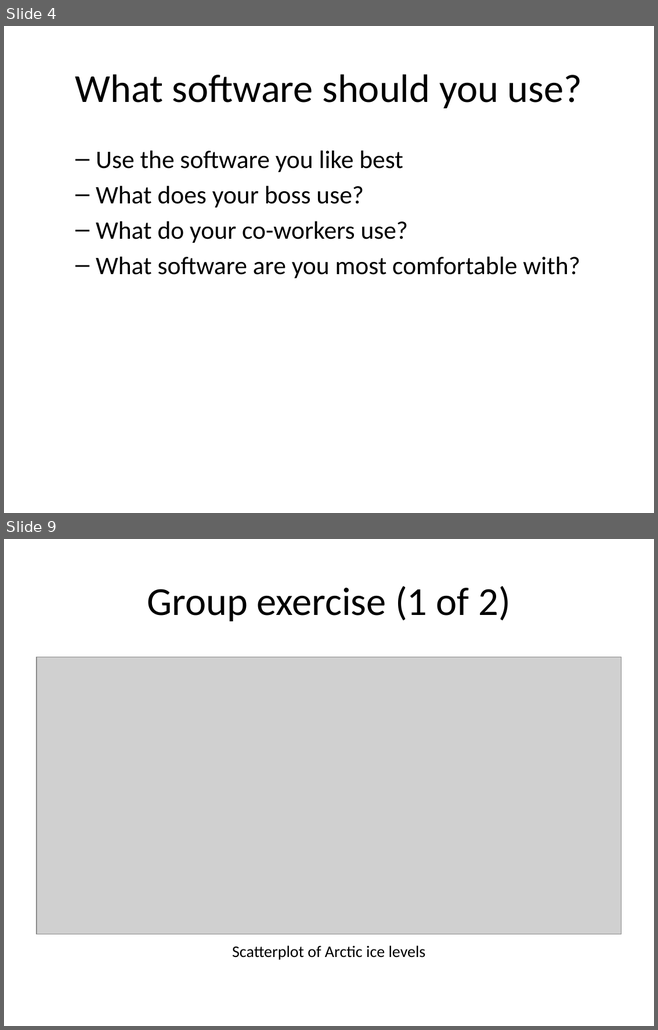
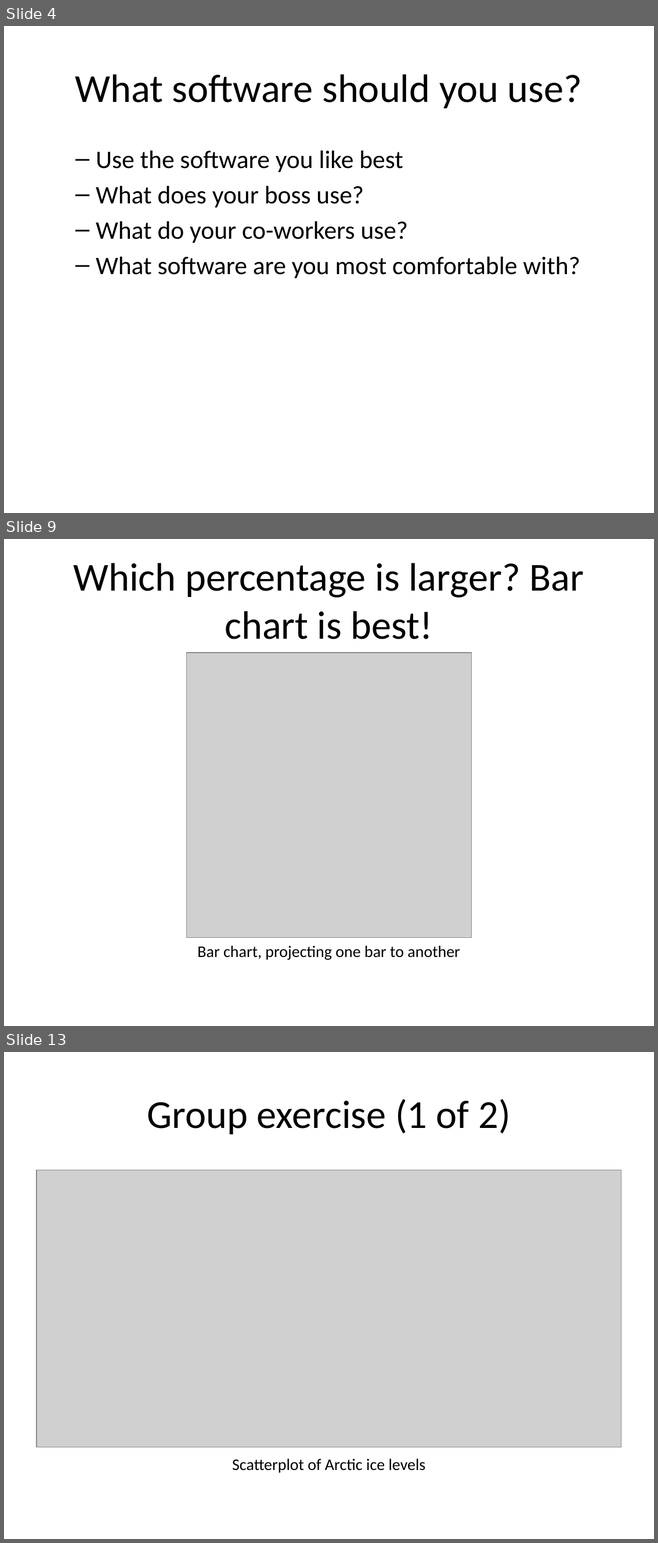
Before and after one commit to pmean/data-visualization, a slide deck: data-viz-01/src/v01-main-scatterplots.pptx. Shown one above the other, each under a label of ours: slides 4 and 9 before the commit, slides 4, 9 and 13 after it; the slides between them are not shown. The pictures are 658x1030 and 658x1543 pixels, drawn with LibreOffice and Linux fonts; fonts in the diff are those of the drawing; grey boxes stand for pictures. Boxes give left, top, right and bottom in pixels: in the first picture for what was removed or moved away, otherwise in the second. Text is boxed around its words. In the diff, an @@ line names an element or a change of style, - is before the commit and + after.

Commit message:
Started bar and pie chart example in v01.

```diff
--- a/data-viz-01/src/v01-main-scatterplots.pptx
+++ b/data-viz-01/src/v01-main-scatterplots.pptx
@@ slide 9 added at (4, 539, 654, 1026), background #FFFFFF @@
@@ title added at (73, 563, 583, 639), 44 pt, text #000000 @@
+Which percentage is larger? Bar chart is best!
@@ picture added at (187, 653, 471, 938) @@
@@ text added at (197, 946, 460, 960), 18 pt, text #000000 @@
+Bar chart, projecting one bar to another
@@ what was slide 9 is now slide 13 @@
```
Also in this commit, not shown: 7 other slides added, 4 slides removed, 7 other files.
